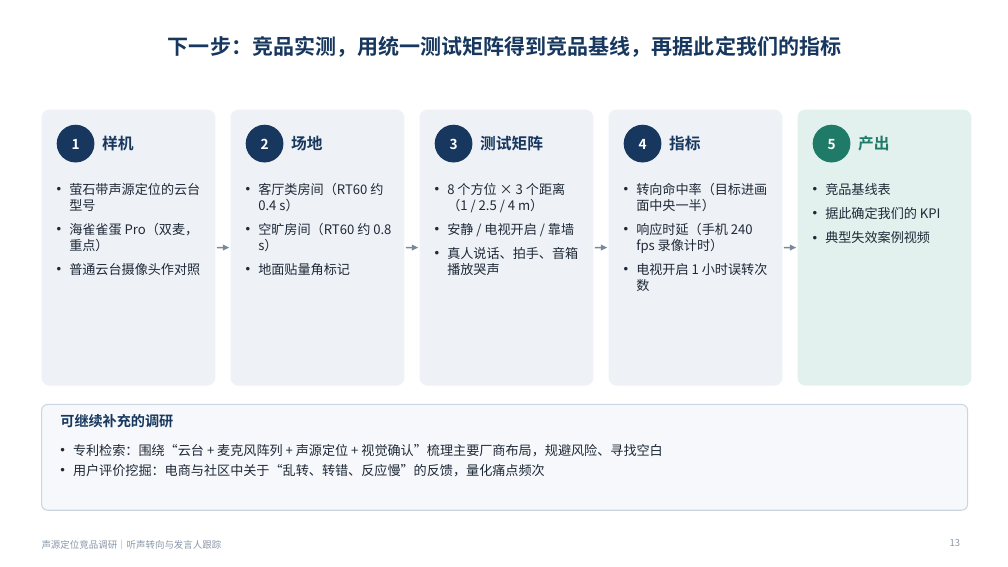
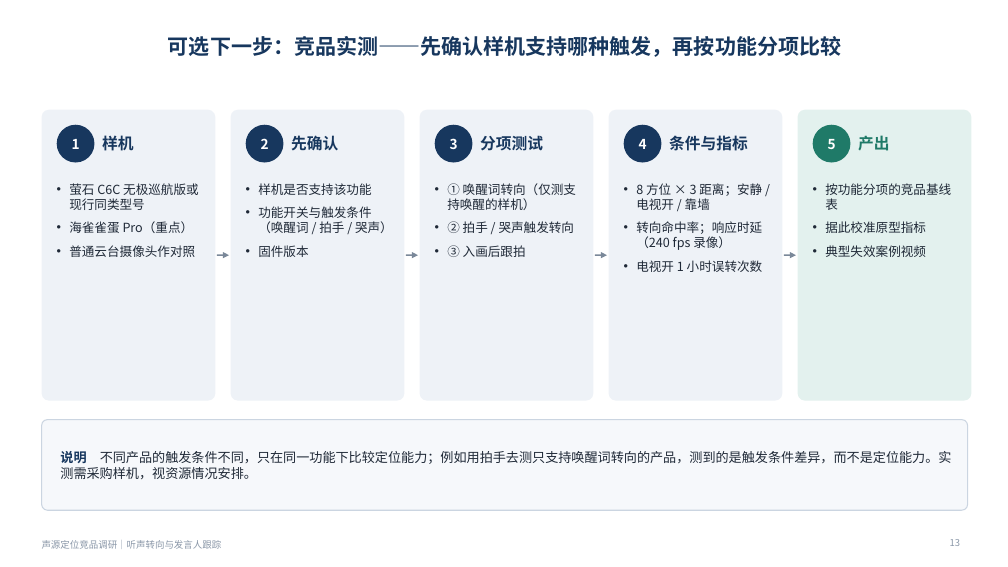
Before and after one commit to ZeroFoxxi/ssl-scene1, a slide deck: slide 13 of 声源定位竞品调研_听声转向与发言人跟踪.pptx. Drawn at 1008x567 pixels with LibreOffice and Linux fonts; fonts in the diff are those of the drawing. Boxes give left, top, right and bottom in pixels: in the first picture for what was removed or moved away, otherwise in the second. Text is boxed around its words. In the diff, an @@ line names an element or a change of style, - is before the commit and + after.

```diff
--- a/声源定位竞品调研_听声转向与发言人跟踪.pptx
+++ b/声源定位竞品调研_听声转向与发言人跟踪.pptx
@@ title at [168, 36, 841, 57]: text changed @@
-下一步：竞品实测，用统一测试矩阵得到竞品基线，再据此定我们的指标
+可选下一步：竞品实测——先确认样机支持哪种触发，再按功能分项比较
@@ rounded rectangle: place and size @@
-rounded rectangle at [42, 110, 216, 386]
+rounded rectangle at [42, 110, 216, 401]
@@ rounded rectangle: place and size @@
-rounded rectangle at [231, 110, 405, 386]
+rounded rectangle at [231, 110, 405, 401]
@@ rounded rectangle: place and size @@
-rounded rectangle at [420, 110, 594, 386]
+rounded rectangle at [420, 110, 594, 401]
@@ rounded rectangle: place and size @@
-rounded rectangle at [609, 110, 783, 386]
+rounded rectangle at [609, 110, 783, 401]
@@ rounded rectangle: place and size @@
-rounded rectangle at [798, 110, 972, 386]
+rounded rectangle at [798, 110, 972, 401]
@@ text at [291, 135, 338, 151]: text changed @@
-场地
+先确认
@@ text at [480, 135, 543, 151]: text changed @@
-测试矩阵
+分项测试
@@ text at [669, 135, 748, 151]: text changed @@
-指标
+条件与指标
@@ text at [69, 183, 199, 233]: text changed; size 12.5 to 12 pt @@
-• 萤石带声源定位的云台型号
-• 海雀雀蛋 Pro（双麦，重点）
+• 萤石 C6C 无极巡航版或现行同类型号
+• 海雀雀蛋 Pro（重点）
@@ text at [258, 183, 393, 257]: text changed; size 12.5 to 12 pt @@
-• 客厅类房间（RT60 约 0.4 s）
-• 空旷房间（RT60 约 0.8 s）
-• 地面贴量角标记
+• 样机是否支持该功能
+• 功能开关与触发条件（唤醒词 / 拍手 / 哭声）
+• 固件版本
@@ text at [447, 183, 576, 257]: text changed; size 12.5 to 12 pt @@
-• 8 个方位 × 3 个距离（1 / 2.5 / 4 m）
-• 安静 / 电视开启 / 靠墙
-• 真人说话、拍手、音箱播放哭声
+• ① 唤醒词转向（仅测支持唤醒的样机）
+• ② 拍手 / 哭声触发转向
+• ③ 入画后跟拍
@@ text at [636, 183, 763, 272]: text changed; size 12.5 to 12 pt @@
-• 转向命中率（目标进画面中央一半）
-• 响应时延（手机 240 fps 录像计时）
-• 电视开启 1 小时误转次数
+• 8 方位 × 3 距离；安静 / 电视开 / 靠墙
+• 转向命中率；响应时延（240 fps 录像）
+• 电视开 1 小时误转次数
@@ text at [825, 183, 951, 233]: text changed; size 12.5 to 12 pt @@
-• 竞品基线表
-• 据此确定我们的 KPI
+• 按功能分项的竞品基线表
+• 据此校准原型指标
@@ text at [69, 245, 195, 257]: size 12.5 to 12 pt in "普通云台摄像头作对照" @@
@@ 4 arrows: place and size @@
-4 arrows at [217, 247, 796, 247]
+4 arrows at [217, 256, 796, 256]
@@ text at [825, 245, 926, 257]: size 12.5 to 12 pt in "典型失效案例视频" @@
@@ text removed at [60, 414, 173, 428] @@
-可继续补充的调研
@@ rounded rectangle: place and size @@
-rounded rectangle at [42, 405, 968, 510]
+rounded rectangle at [42, 420, 968, 510]
@@ rounded rectangle at [42, 420, 968, 510]: proportions changed @@
@@ text removed at [73, 444, 662, 476] @@
-• 专利检索：围绕“云台 + 麦克风阵列 + 声源定位 + 视觉确认”梳理主要厂商布局，规避风险、寻找空白
-• 用户评价挖掘：电商与社区中关于“乱转、转错、反应慢”的反馈，量化痛点频次
@@ text added at [60, 451, 952, 479], 12.5 pt, text #1F2937 @@
+说明 不同产品的触发条件不同，只在同一功能下比较定位能力；例如用拍手去测只支持唤醒词转向的产品，测到的是触发条件差异，而不是定位能力。实测需采购样机，视资源情况安排。
```
Also in this commit, not shown: 11 other slides changed, 3 other files.
